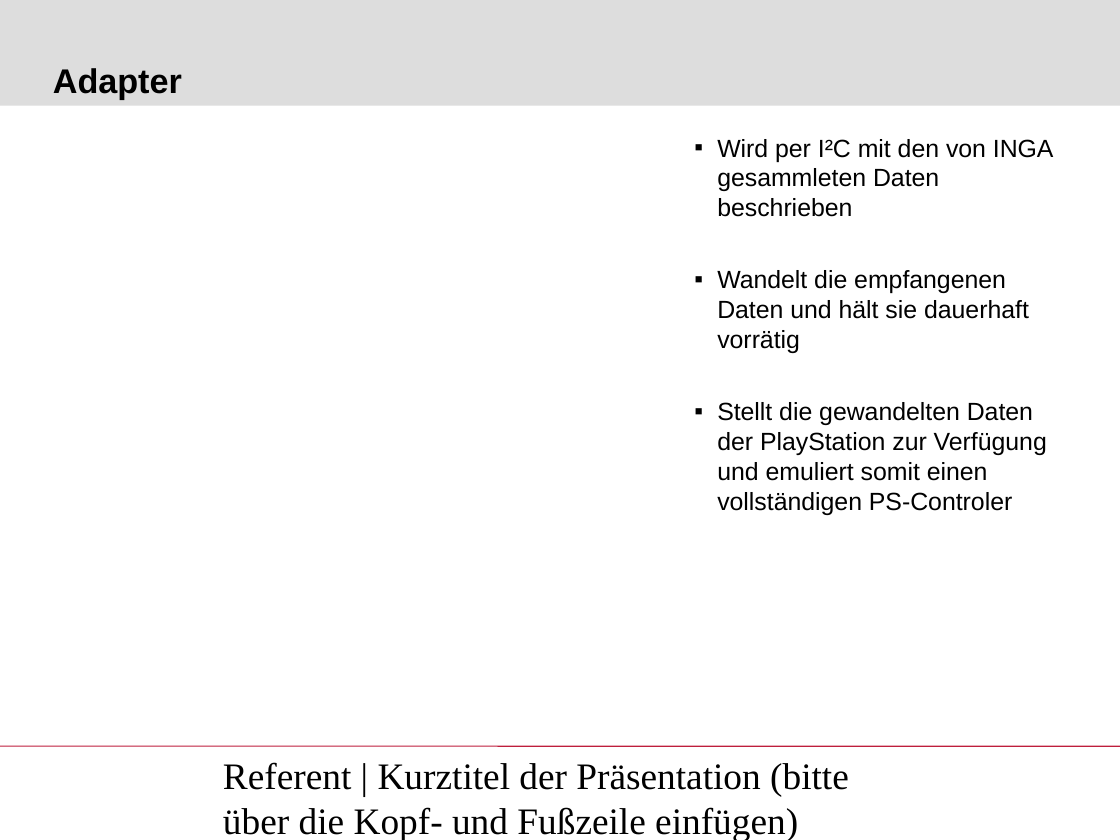
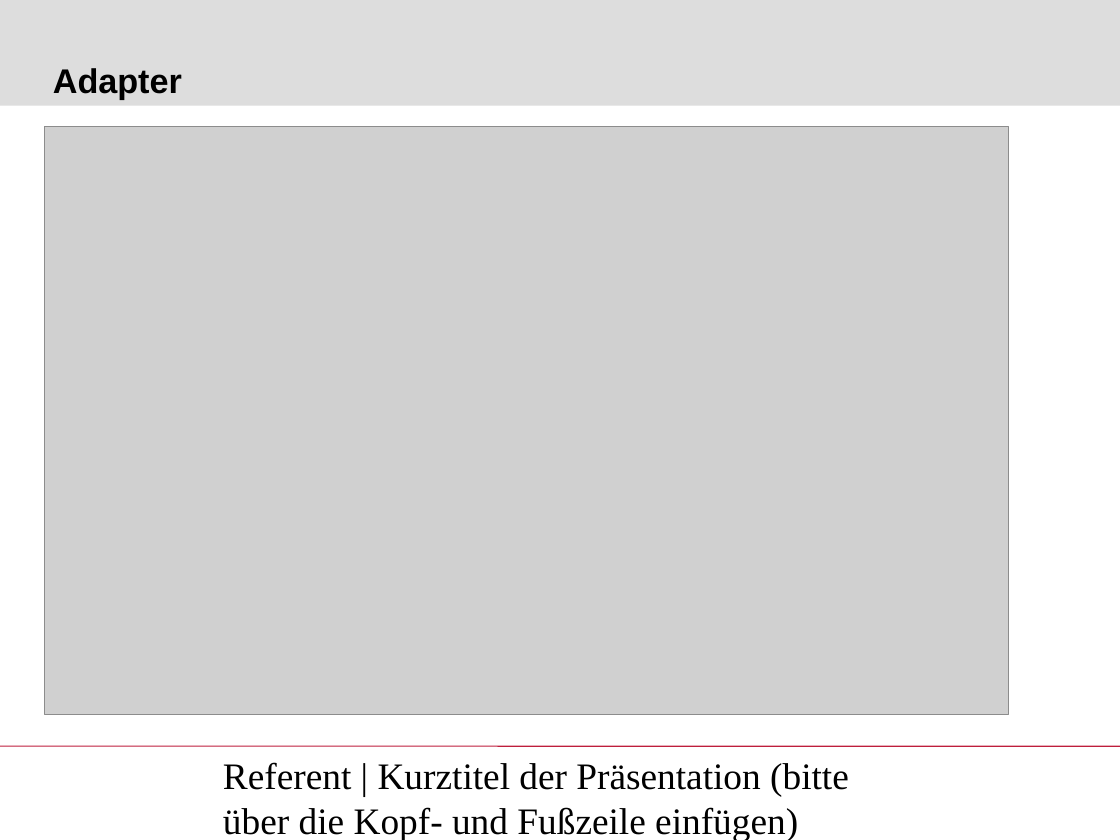
Before and after one commit to awillecke/inga-ps-control, a slide deck: slide 8 of Zwischenpraesentation/abschlusspraesi.ppt (slide 7 before the commit). Drawn at 1120x840 pixels with LibreOffice and Linux fonts; fonts in the diff are those of the drawing; grey boxes stand for pictures; background and template pictures are left out. Boxes give left, top, right and bottom in pixels: in the first picture for what was removed or moved away, otherwise in the second. Text is boxed around its words. In the diff, an @@ line names an element or a change of style, - is before the commit and + after.

```diff
--- a/Zwischenpraesentation/abschlusspraesi.ppt
+++ b/Zwischenpraesentation/abschlusspraesi.ppt
@@ picture added at (44, 127, 1008, 715) @@
@@ text removed at (717, 139, 1054, 515) @@
-  ▪ Wird per I²C mit den von INGA gesammleten Daten beschrieben
-  ▪ Wandelt die empfangenen Daten und hält sie dauerhaft vorrätig
-  ▪ Stellt die gewandelten Daten der PlayStation zur Verfügung und emuliert somit einen vollständigen PS-Controler
```
Also in this commit, not shown: 2 other slides changed, 1 slide added, 1 other file.
